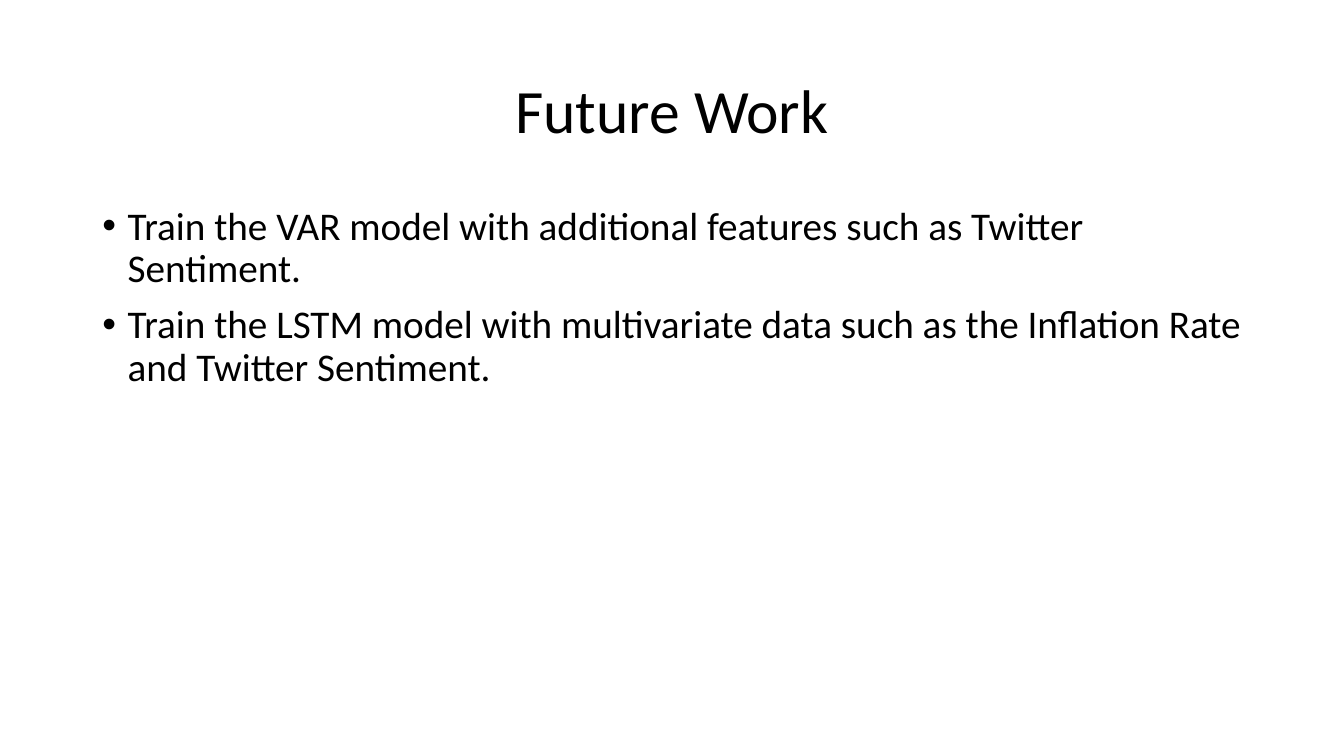
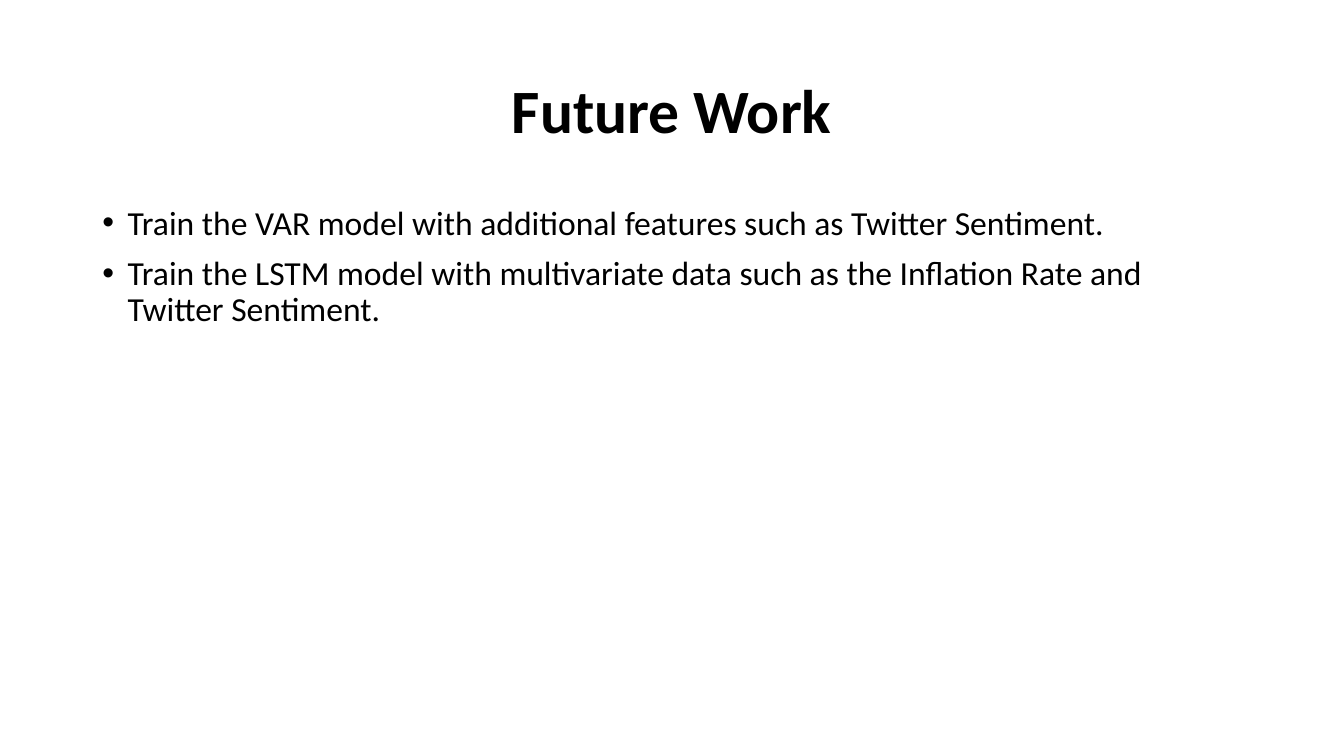
Before and after one commit to RupaliShah/Springboard, a slide deck: slide 23 of Capstone2/Reports/slide deck.pptx. Drawn at 1344x756 pixels with LibreOffice and Linux fonts; fonts in the diff are those of the drawing. Boxes give left, top, right and bottom in pixels: in the first picture for what was removed or moved away, otherwise in the second. Text is boxed around its words. In the diff, an @@ line names an element or a change of style, - is before the commit and + after.

```diff
--- a/Capstone2/Reports/slide deck.pptx
+++ b/Capstone2/Reports/slide deck.pptx
@@ title "Future Work" at [512,89,832,134]: bold on @@
@@ text "Train the VAR model with ..." at [128,211,1141,322]: size 28 to 24 pt @@
```
Also in this commit, not shown: 22 other slides changed, 3 other files.
